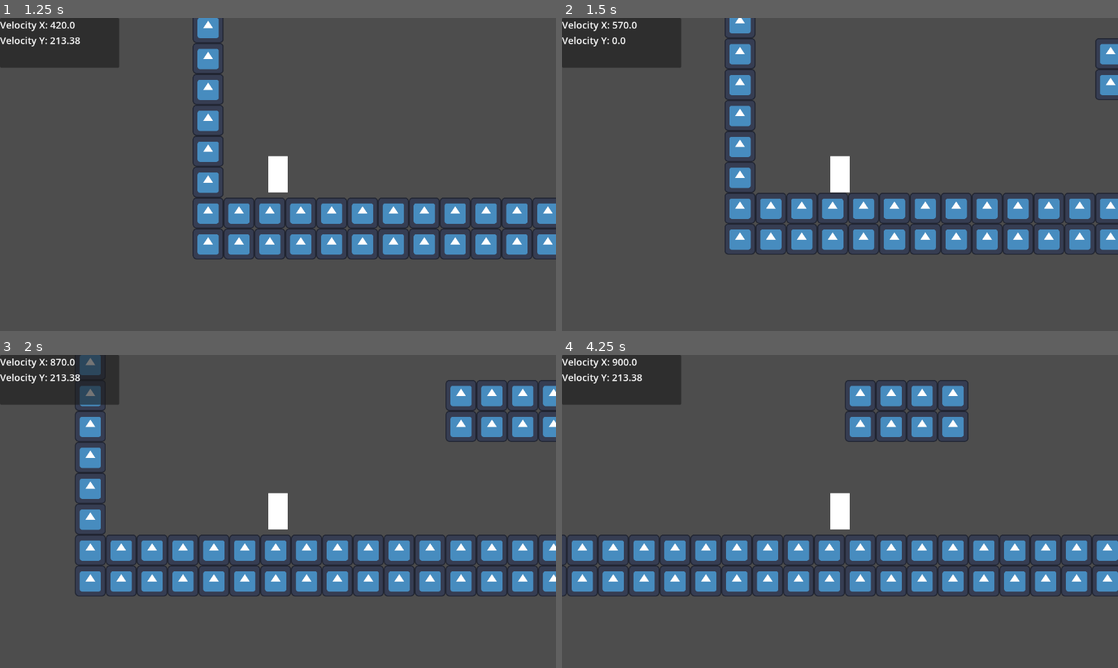
Above: before the commit, frames 1-4 (two rows, left to right).
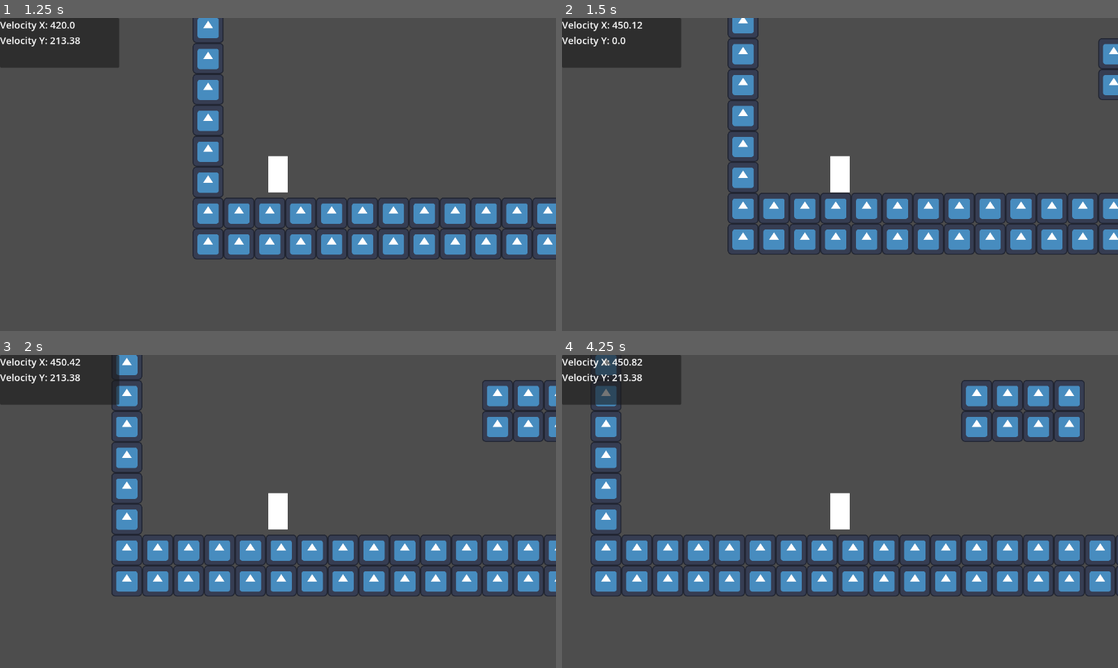
Above: after the commit, the same moments.

Repository: LitheFulminare/movimentos-explosoes-e-particulas
Game: Godot game, scene res://Game scenes/Prototyping.tscn
The game is run twice, just before and just after one commit, with the same random seed, the same clock (stepped at 60 frames per second) and the same inputs. The engine's default icon, where the game draws it, is replaced by a stand-in: a white triangle on a blue panel in a dark square.
Inputs:
- Up to frame 1 (1.25 s): hold D (Right) from 0.53 s (still down); tap Shift (Dash) at 0.6 s; tap Space (Jump) at 0.77 s
- Up to frame 2 (1.5 s): keep holding D (Right); tap F (Grappling Hook) at 1.35 s
- Up to frame 3 (2 s): keep holding D (Right); tap Space (Jump) at 1.52 s
- Up to frame 4 (4.25 s): release D (Right) at 2.03 s; hold A (Left) 2.03-2.78 s; tap Shift (Dash) at 2.1, 3.6 s; hold D (Right) from 2.78 s (still down); tap F (Grappling Hook) at 2.85 s; tap Space (Jump) at 3.02, 3.77 s

Frame 1 is identical in both runs. In frame 2, 5.6% of the frame differs, in the area x 9-100%, y 0-76%; in frame 3, 12%; in frame 4, 16%, in the area x 0-100%, y 0-78%.

Commit message:
acceleration decay

Diff:
--- a/Godot Project/Components/Entity/movement_controller.gd
+++ b/Godot Project/Components/Entity/movement_controller.gd
@@ -136,14 +136,21 @@
 			# pressing right
 			if direction == 1:
 				if character_body.velocity.x >= 0:
-					character_body.velocity.x += direction * current_acceleration
+					if (character_body.velocity.x >= maximum_walk_speed / 2 && !is_dashing):
+						character_body.velocity.x += direction * current_acceleration / acceleration_falloff
+					else:
+						character_body.velocity.x += direction * current_acceleration
 				else:
 					character_body.velocity.x += direction * deceleration
 
 			# pressing left
 			if direction == -1:
 				if character_body.velocity.x <= 0:
-					character_body.velocity.x += direction * current_acceleration
+					if (character_body.velocity.x <= -maximum_walk_speed / 2 && !is_dashing):
+						character_body.velocity.x += direction * current_acceleration / acceleration_falloff
+					else:
+						character_body.velocity.x += direction * current_acceleration
+
 				else:
 					character_body.velocity.x += direction * deceleration
 
--- a/Godot Project/Player/player.tscn
+++ b/Godot Project/Player/player.tscn
@@ -19,6 +19,7 @@
 dash_cooldown_timer = NodePath("Dash Cooldown")
 maximum_walk_speed = 900.0
 acceleration = 10.0
+acceleration_falloff = 1000.0
 deceleration = 60.0
 jump_velocity = 450.0
 jump_release_deceleration = 0.35
